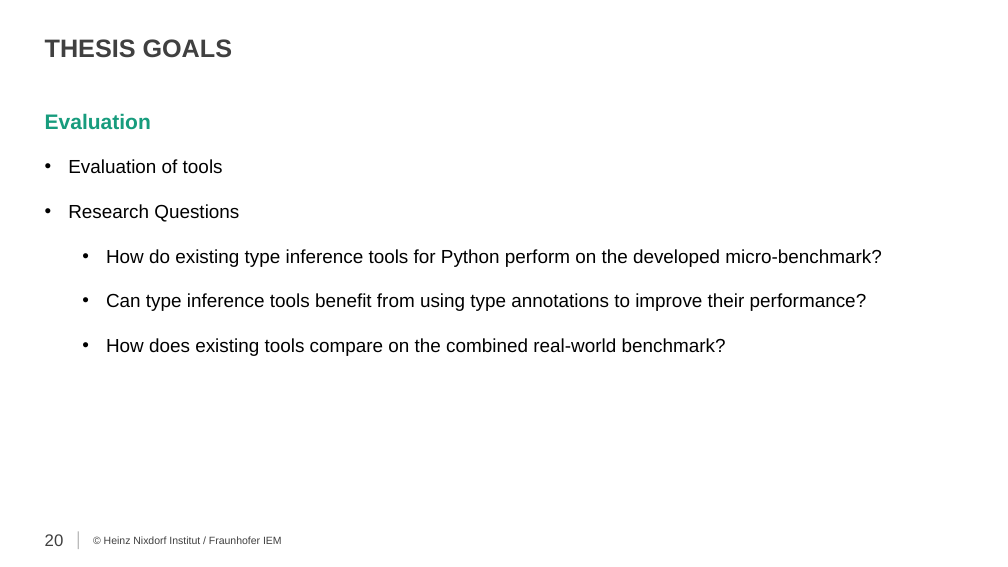
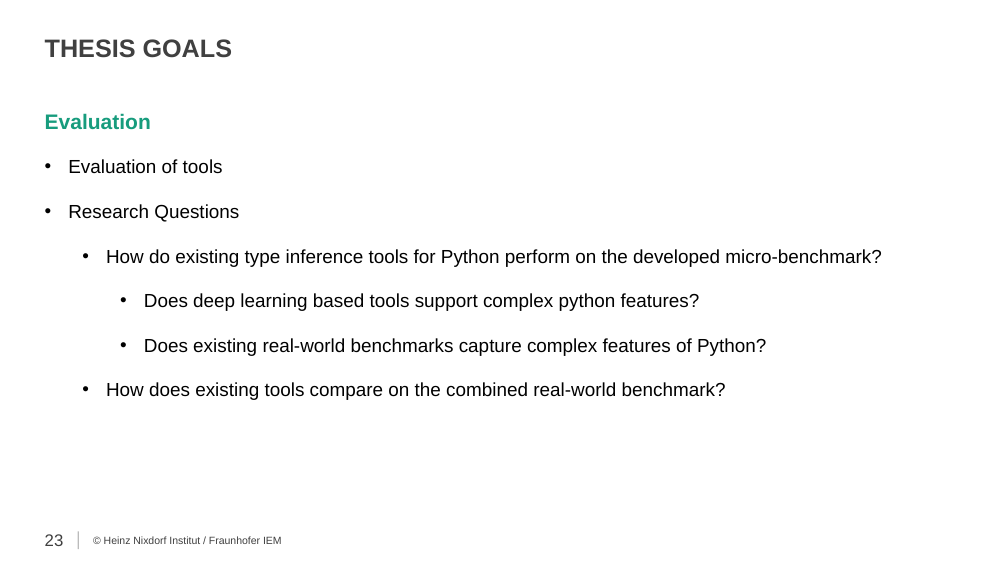
Before and after one commit to secure-software-engineering/TypeEvalPy, a slide deck: slide 23 of proposal/proposal_Samkutty.pptx (slide 20 before the commit). Drawn at 1008x567 pixels with LibreOffice and Linux fonts; fonts in the diff are those of the drawing; background and template pictures are left out. Boxes give left, top, right and bottom in pixels: in the first picture for what was removed or moved away, otherwise in the second. Text is boxed around its words. In the diff, an @@ line names an element or a change of style, - is before the commit and + after.

```diff
--- a/proposal/proposal_Samkutty.pptx
+++ b/proposal/proposal_Samkutty.pptx
@@ text at bbox=[144, 293, 766, 356]: text changed @@
-  • Can type inference tools benefit from using type annotations to improve their performance?
+    • Does deep learning based tools support complex python features?
+    • Does existing real-world benchmarks capture complex features of Python?
@@ page number at bbox=[45, 534, 64, 546]: text changed @@
-20
+23
```
Also in this commit, not shown: 10 other slides changed, 3 slides added.
